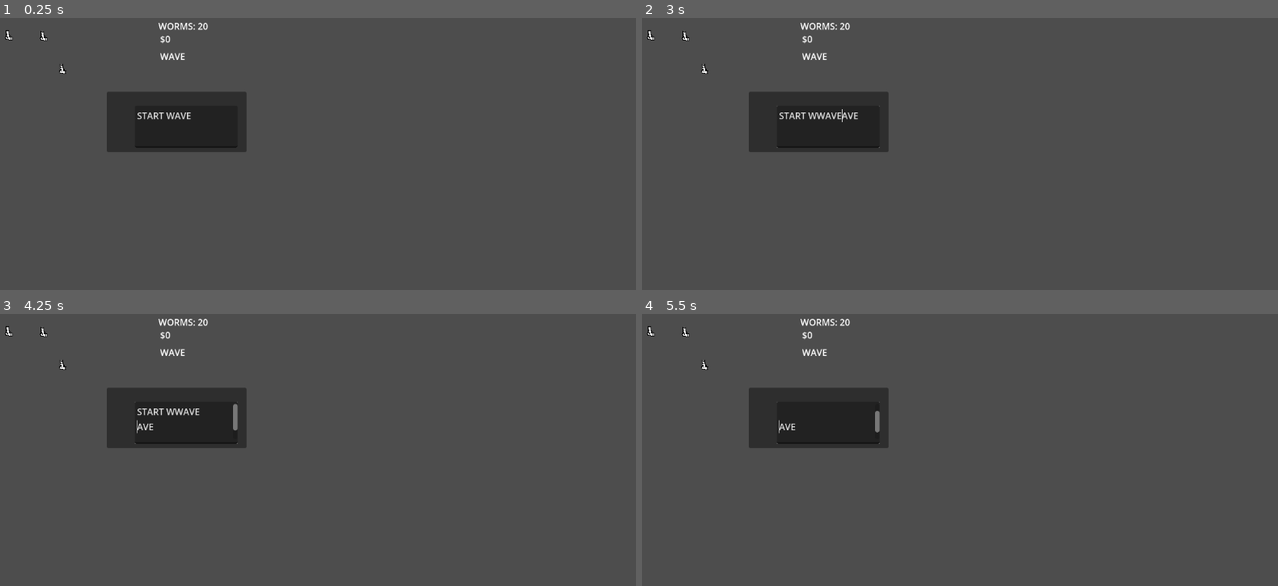
Above: before the commit, frames 1-4 (two rows, left to right).
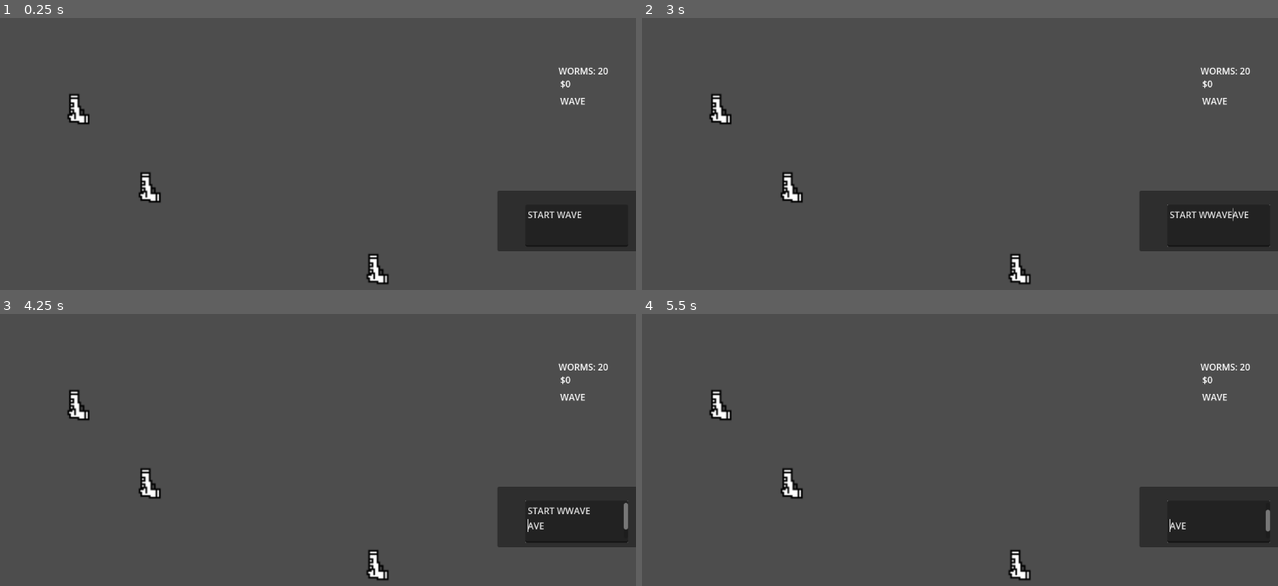
Above: after the commit, the same moments.

Repository: 100-Devs-1-Game/MossyMarchDefense
Game: Godot game, scene res://game/debug/debug_pathing.tscn
The game is run twice, just before and just after one commit, with the same random seed, the same clock (stepped at 60 frames per second) and the same inputs.
Inputs (mouse positions are in pixels of both pictures, inside the frame that each line leads up to; where the layout moved, square brackets give the same spot in the first picture):
- Up to frame 1 (0.25 s): no input
- Up to frame 2 (3 s): click (1208, 222) [820, 121] at 0.5 s; click (1208, 222) [820, 121] at 1.25 s; click (1208, 222) [820, 121] at 2 s; type "WAVE" at 2.75 s
- Up to frame 3 (4.25 s): tap Enter at 3.5 s
- Up to frame 4 (5.5 s): tap Space at 4.25 s; tap Enter at 5 s

The runs differ from the first frame. In frame 1, 11% of the frame differs, in the area x 0-100%, y 1-98%; in frame 2, 11%; in frame 3, 11%; in frame 4, 11%.

Commit message:
animated the bird + scaling

Diff:
--- a/src/game/debug/debug_pathing.tscn
+++ b/src/game/debug/debug_pathing.tscn
@@ -14,30 +14,31 @@
 [sub_resource type="CameraAttributesPractical" id="CameraAttributesPractical_y7ob1"]
 
 [sub_resource type="NavigationPolygon" id="NavigationPolygon_oeym1"]
-vertices = PackedVector2Array(51.09375, 24.820313, 205.4375, 22.179688, 204.50781, 39.921875, 78, 38.921875, 51.898438, 106, 78, 81.92969, 72.92969, 106, 213.67969, 105.0625, 215.27344, 82.921875)
-polygons = Array[PackedInt32Array]([PackedInt32Array(0, 1, 2, 3), PackedInt32Array(4, 0, 3, 5, 6), PackedInt32Array(7, 6, 5, 8)])
-outlines = Array[PackedVector2Array]([PackedVector2Array(42, 116, 73, 116, 223, 115, 226, 73, 88, 72, 88, 49, 214, 50, 216, 12, 41, 15)])
+vertices = PackedVector2Array(222.38281, 363.9297, 799.3203, 367.90625, 792.4375, 412, 233.85156, 412, 177.75, 413.67188, 202.34375, 61.78125, 238.57813, 95.10156, 817.15625, 47.226563, 817.8281, 89.10156)
+polygons = Array[PackedInt32Array]([PackedInt32Array(0, 1, 2, 3), PackedInt32Array(0, 3, 4), PackedInt32Array(0, 4, 5, 6), PackedInt32Array(6, 5, 7, 8)])
+outlines = Array[PackedVector2Array]([PackedVector2Array(167, 424, 234, 422, 801, 422, 811, 358, 233, 354, 248, 105, 828, 99, 827, 37, 193, 52)])
 
 [sub_resource type="RectangleShape2D" id="RectangleShape2D_oeym1"]
-size = Vector2(217, 120)
+size = Vector2(778, 486)
 
 [node name="DebugPathing" type="Node2D"]
+position = Vector2(-16, 26)
 
 [node name="PathNode4" parent="." node_paths=PackedStringArray("next_path_node") instance=ExtResource("2_oeym1")]
-position = Vector2(204, 101)
+position = Vector2(773, 380)
 next_path_node = NodePath(".")
 exit_node = true
 
 [node name="PathNode3" parent="." node_paths=PackedStringArray("next_path_node") instance=ExtResource("2_oeym1")]
-position = Vector2(59, 103)
+position = Vector2(206, 389)
 next_path_node = NodePath("../PathNode4")
 
 [node name="PathNode2" parent="." node_paths=PackedStringArray("next_path_node") instance=ExtResource("2_oeym1")]
-position = Vector2(54, 30)
+position = Vector2(224, 74)
 next_path_node = NodePath("../PathNode3")
 
 [node name="PathNode" parent="." node_paths=PackedStringArray("next_path_node") instance=ExtResource("2_oeym1")]
-position = Vector2(126, 35)
+position = Vector2(811, 64)
 next_path_node = NodePath("../PathNode2")
 
 [node name="Enemies" type="Node2D" parent="." groups=["enemies_group"]]
@@ -59,47 +60,48 @@
 camera_attributes = SubResource("CameraAttributesPractical_y7ob1")
 
 [node name="NavigationRegion2D" type="NavigationRegion2D" parent="."]
+position = Vector2(-2, -8)
 navigation_polygon = SubResource("NavigationPolygon_oeym1")
 
 [node name="Area2D" type="Area2D" parent="NavigationRegion2D"]
 position = Vector2(0, -8)
 
 [node name="CollisionShape2D" type="CollisionShape2D" parent="NavigationRegion2D/Area2D"]
-position = Vector2(140, 73)
+position = Vector2(492, 245)
 shape = SubResource("RectangleShape2D_oeym1")
 
 [node name="debug_tower" parent="." instance=ExtResource("4_c0637")]
-position = Vector2(32, 67)
+position = Vector2(294, 313)
 
 [node name="debug_tower2" parent="." instance=ExtResource("4_c0637")]
-position = Vector2(94, 68)
+position = Vector2(167, 173)
 
 [node name="debug_tower3" parent="." instance=ExtResource("4_c0637")]
-position = Vector2(128, 127)
+position = Vector2(700, 459)
 
 [node name="WaveStart" parent="." instance=ExtResource("7_y7ob1")]
-offset_left = 209.0
-offset_top = 168.0
-offset_right = 458.0
-offset_bottom = 276.0
+offset_left = 921.0
+offset_top = 319.0
+offset_right = 1170.0
+offset_bottom = 427.0
 
 [node name="Worms" type="Label" parent="."]
-offset_left = 301.0
-offset_top = 39.0
-offset_right = 363.0
-offset_bottom = 88.0
+offset_left = 1030.0
+offset_top = 93.0
+offset_right = 1101.0
+offset_bottom = 142.0
 text = "WORMS: "
 
 [node name="PlayerMoney" type="Label" parent="."]
-offset_left = 304.0
-offset_top = 62.0
-offset_right = 344.0
-offset_bottom = 85.0
+offset_left = 1033.0
+offset_top = 116.0
+offset_right = 1073.0
+offset_bottom = 139.0
 text = "$"
 
 [node name="WaveCounter" type="Label" parent="."]
-offset_left = 304.0
-offset_top = 93.0
-offset_right = 349.0
-offset_bottom = 116.0
+offset_left = 1033.0
+offset_top = 147.0
+offset_right = 1078.0
+offset_bottom = 170.0
 text = "WAVE"
--- /dev/null
+++ b/src/game/enemies/animations/animated_bird.tscn
@@ -0,0 +1,53 @@
+[gd_scene load_steps=8 format=3 uid="uid://bflgt30tqmk6o"]
+
+[ext_resource type="Texture2D" uid="uid://b8mx6uf8nrwk7" path="res://assets/Animations/BirdWalking/bord_away1.png" id="1_6r8bi"]
+[ext_resource type="Texture2D" uid="uid://dskv230y1m14f" path="res://assets/Animations/BirdWalking/bord_away2.png" id="2_8xsyf"]
+[ext_resource type="Texture2D" uid="uid://brgrhcvrndd71" path="res://assets/Animations/BirdWalking/bord1.png" id="3_xkats"]
+[ext_resource type="Texture2D" uid="uid://b1fkj3hoemfoc" path="res://assets/Animations/BirdWalking/bord2.png" id="4_wcjkx"]
+[ext_resource type="Texture2D" uid="uid://djcgml2tn047t" path="res://assets/Animations/BirdWalking/bord_toward1.png" id="5_sx3ep"]
+[ext_resource type="Texture2D" uid="uid://3wq4g3mkxb0r" path="res://assets/Animations/BirdWalking/bord_toward2.png" id="6_c1rs6"]
+
+[sub_resource type="SpriteFrames" id="SpriteFrames_dt6dv"]
+animations = [{
+"frames": [],
+"loop": true,
+"name": &"default",
+"speed": 5.0
+}, {
+"frames": [{
+"duration": 1.0,
+"texture": ExtResource("1_6r8bi")
+}, {
+"duration": 1.0,
+"texture": ExtResource("2_8xsyf")
+}],
+"loop": true,
+"name": &"walk_back",
+"speed": 5.0
+}, {
+"frames": [{
+"duration": 1.0,
+"texture": ExtResource("3_xkats")
+}, {
+"duration": 1.0,
+"texture": ExtResource("4_wcjkx")
+}],
+"loop": true,
+"name": &"walk_side",
+"speed": 5.0
+}, {
+"frames": [{
+"duration": 1.0,
+"texture": ExtResource("5_sx3ep")
+}, {
+"duration": 1.0,
+"texture": ExtResource("6_c1rs6")
+}],
+"loop": true,
+"name": &"walk_towards",
+"speed": 5.0
+}]
+
+[node name="AnimatedBird" type="AnimatedSprite2D"]
+sprite_frames = SubResource("SpriteFrames_dt6dv")
+animation = &"walk_side"
--- a/src/game/enemies/debug_enemy.gd
+++ b/src/game/enemies/debug_enemy.gd
@@ -5,11 +5,13 @@
 @onready var navigation_agent_2d = $NavigationAgent2D
 @onready var health_component = $HealthComponent
 @onready var sprite_2d = $Sprite2D
+@onready var animated_sprite_2d = $AnimatedSprite2D
 
 
 var enemy_type : GlobalEnums.EnemyType
 var payout : int
 var level_manager
+var using_debug_sprite := false
 
 func _ready():
 	level_manager = get_tree().get_first_node_in_group("level_manager")
@@ -18,14 +20,44 @@
 
 func _physics_process(delta):
 	movement_component.move_to_target(self, navigation_agent_2d)
+	play_animation()
 
 func load_enemy_stats(enemy_stats : EnemyData):
 	enemy_type = enemy_stats.enemy_type
 	movement_component.max_movement_speed = enemy_stats.movement_speed
-	sprite_2d.texture = enemy_stats.enemy_sprite
+	if enemy_stats.use_debug == true:
+		sprite_2d.texture = enemy_stats.enemy_sprite
+		using_debug_sprite = true
+	else:
+		animated_sprite_2d.sprite_frames = enemy_stats.sprite_frames
 	payout = enemy_stats.enemy_payout
 
 func kill_enemy():
 	level_manager.adjust_enemies(-1)
 	level_manager.pay_player(payout)
 	self.queue_free()
+
+func play_animation():
+	# Ugly if statement block incoming!!! ("Uh Oh!" <--- that's you after reading this)
+
+	if using_debug_sprite:
+		return
+
+	var current_velocity = movement_component.velocity
+
+	if(abs(current_velocity.x) > abs(current_velocity.y)):
+
+		animated_sprite_2d.play(&"walk_side")
+
+		if current_velocity.x < 0.0:
+			animated_sprite_2d.flip_h = true
+		else:
+			animated_sprite_2d.flip_h = false
+
+	else:
+		animated_sprite_2d.flip_h = false
+
+		if current_velocity.y > 0.0:
+			animated_sprite_2d.play(&"walk_towards")
+		else:
+			animated_sprite_2d.play(&"walk_back")
--- a/src/game/enemies/debug_enemy.tscn
+++ b/src/game/enemies/debug_enemy.tscn
@@ -2,8 +2,9 @@
 
 [ext_resource type="Script" uid="uid://7e63ryy8u1a6" path="res://game/enemies/debug_enemy.gd" id="1_7ow6v"]
 [ext_resource type="PackedScene" uid="uid://b63va5oryp3q1" path="res://game/enemies/movement_component.tscn" id="1_y28og"]
-[ext_resource type="Texture2D" uid="uid://dix8o26ddrdwb" path="res://assets/DEBUG/debug_enemy.png" id="3_1emua"]
 [ext_resource type="PackedScene" uid="uid://cbqaacuahs3s" path="res://game/enemies/health_component.tscn" id="3_bc8x5"]
+
+[sub_resource type="SpriteFrames" id="SpriteFrames_bc8x5"]
 
 [sub_resource type="CircleShape2D" id="CircleShape2D_7ow6v"]
 
@@ -16,10 +17,15 @@
 
 [node name="HealthComponent" parent="." instance=ExtResource("3_bc8x5")]
 
+[node name="AnimatedSprite2D" type="AnimatedSprite2D" parent="."]
+scale = Vector2(0.03, 0.03)
+sprite_frames = SubResource("SpriteFrames_bc8x5")
+
 [node name="Sprite2D" type="Sprite2D" parent="."]
-texture = ExtResource("3_1emua")
+scale = Vector2(3, 3)
 
 [node name="CollisionShape2D" type="CollisionShape2D" parent="."]
+scale = Vector2(3, 3)
 shape = SubResource("CircleShape2D_7ow6v")
 
 [node name="NavigationAgent2D" type="NavigationAgent2D" parent="."]
--- a/src/game/towers/debug_projectile.tscn
+++ b/src/game/towers/debug_projectile.tscn
@@ -7,6 +7,7 @@
 radius = 2.0
 
 [node name="debug_projectile" type="CharacterBody2D"]
+scale = Vector2(3, 3)
 script = ExtResource("1_06r2i")
 
 [node name="CollisionShape2D" type="CollisionShape2D" parent="."]
--- a/src/game/towers/debug_tower.tscn
+++ b/src/game/towers/debug_tower.tscn
@@ -10,6 +10,7 @@
 radius = 52.0
 
 [node name="debug_tower" type="StaticBody2D"]
+scale = Vector2(3, 3)
 script = ExtResource("1_5m2eg")
 
 [node name="CollisionShape2D" type="CollisionShape2D" parent="."]
--- a/src/resources/enemy_data/bird_enemy.tres
+++ b/src/resources/enemy_data/bird_enemy.tres
@@ -1,11 +1,13 @@
-[gd_resource type="Resource" script_class="EnemyData" load_steps=3 format=3 uid="uid://b885o8batobdq"]
+[gd_resource type="Resource" script_class="EnemyData" load_steps=4 format=3 uid="uid://b885o8batobdq"]
 
 [ext_resource type="Texture2D" uid="uid://bu4oudvdc6hcv" path="res://assets/DEBUG/debug_bird.png" id="1_6adm7"]
 [ext_resource type="Script" uid="uid://kk83cijskx3q" path="res://resources/enemy_data/enemy.gd" id="1_rxqta"]
+[ext_resource type="SpriteFrames" uid="uid://bbuq2ktiyjn32" path="res://resources/sprite_frames/animated_bird.tres" id="3_owuds"]
 
 [resource]
 script = ExtResource("1_rxqta")
 enemy_type = 1
 movement_speed = 40.0
 enemy_sprite = ExtResource("1_6adm7")
+sprite_frames = ExtResource("3_owuds")
 metadata/_custom_type_script = "uid://kk83cijskx3q"
--- a/src/resources/enemy_data/enemy.gd
+++ b/src/resources/enemy_data/enemy.gd
@@ -4,4 +4,6 @@
 @export var enemy_type : GlobalEnums.EnemyType
 @export var movement_speed : float
 @export var enemy_sprite : Texture2D # TODO: This will likely change as I understand animating stuff in godot better
+@export var sprite_frames : SpriteFrames
+@export var use_debug : bool
 @export var enemy_payout : int = 10
--- a/src/resources/enemy_data/frog_enemy.tres
+++ b/src/resources/enemy_data/frog_enemy.tres
@@ -7,4 +7,5 @@
 script = ExtResource("2_tpogw")
 movement_speed = 30.0
 enemy_sprite = ExtResource("1_41845")
+use_debug = true
 metadata/_custom_type_script = "uid://kk83cijskx3q"
--- a/src/resources/enemy_data/snail_enemy.tres
+++ b/src/resources/enemy_data/snail_enemy.tres
@@ -8,4 +8,5 @@
 enemy_type = 2
 movement_speed = 20.0
 enemy_sprite = ExtResource("1_3aj2t")
+use_debug = true
 metadata/_custom_type_script = "uid://kk83cijskx3q"
--- /dev/null
+++ b/src/resources/sprite_frames/animated_bird.tres
@@ -0,0 +1,49 @@
+[gd_resource type="SpriteFrames" load_steps=7 format=3 uid="uid://bbuq2ktiyjn32"]
+
+[ext_resource type="Texture2D" uid="uid://b8mx6uf8nrwk7" path="res://assets/Animations/BirdWalking/bord_away1.png" id="1_v0a44"]
+[ext_resource type="Texture2D" uid="uid://dskv230y1m14f" path="res://assets/Animations/BirdWalking/bord_away2.png" id="2_vemtn"]
+[ext_resource type="Texture2D" uid="uid://brgrhcvrndd71" path="res://assets/Animations/BirdWalking/bord1.png" id="3_oyk16"]
+[ext_resource type="Texture2D" uid="uid://b1fkj3hoemfoc" path="res://assets/Animations/BirdWalking/bord2.png" id="4_0yyn1"]
+[ext_resource type="Texture2D" uid="uid://djcgml2tn047t" path="res://assets/Animations/BirdWalking/bord_toward1.png" id="5_0rvdw"]
+[ext_resource type="Texture2D" uid="uid://3wq4g3mkxb0r" path="res://assets/Animations/BirdWalking/bord_toward2.png" id="6_0s2uf"]
+
+[resource]
+animations = [{
+"frames": [],
+"loop": true,
+"name": &"default",
+"speed": 5.0
+}, {
+"frames": [{
+"duration": 1.0,
+"texture": ExtResource("1_v0a44")
+}, {
+"duration": 1.0,
+"texture": ExtResource("2_vemtn")
+}],
+"loop": true,
+"name": &"walk_back",
+"speed": 5.0
+}, {
+"frames": [{
+"duration": 1.0,
+"texture": ExtResource("3_oyk16")
+}, {
+"duration": 1.0,
+"texture": ExtResource("4_0yyn1")
+}],
+"loop": true,
+"name": &"walk_side",
+"speed": 5.0
+}, {
+"frames": [{
+"duration": 1.0,
+"texture": ExtResource("5_0rvdw")
+}, {
+"duration": 1.0,
+"texture": ExtResource("6_0s2uf")
+}],
+"loop": true,
+"name": &"walk_towards",
+"speed": 5.0
+}]
--- a/src/resources/wave_data/debug_wave.tres
+++ b/src/resources/wave_data/debug_wave.tres
@@ -4,6 +4,6 @@
 
 [resource]
 script = ExtResource("1_42tur")
-enemy_queue = Array[String](["snail", "frog", "bird"])
+enemy_queue = Array[String](["bird", "bird", "bird", "bird", "bird", "bird", "bird", "bird"])
 enemy_spawn_timer = 0.3
 metadata/_custom_type_script = "uid://5t10kxtq3ygk"
Binary file added: src/assets/Animations/BirdWalking/bord1.png
Not shown, added: src/assets/Animations/BirdWalking/bord1.png.import
Binary file added: src/assets/Animations/BirdWalking/bord2.png
Not shown, added: src/assets/Animations/BirdWalking/bord2.png.import
Binary file added: src/assets/Animations/BirdWalking/bord_away1.png
Not shown, added: src/assets/Animations/BirdWalking/bord_away1.png.import
Binary file added: src/assets/Animations/BirdWalking/bord_away2.png
Not shown, added: src/assets/Animations/BirdWalking/bord_away2.png.import
Binary file added: src/assets/Animations/BirdWalking/bord_toward1.png
Not shown, added: src/assets/Animations/BirdWalking/bord_toward1.png.import
Binary file added: src/assets/Animations/BirdWalking/bord_toward2.png
Not shown, added: src/assets/Animations/BirdWalking/bord_toward2.png.import
